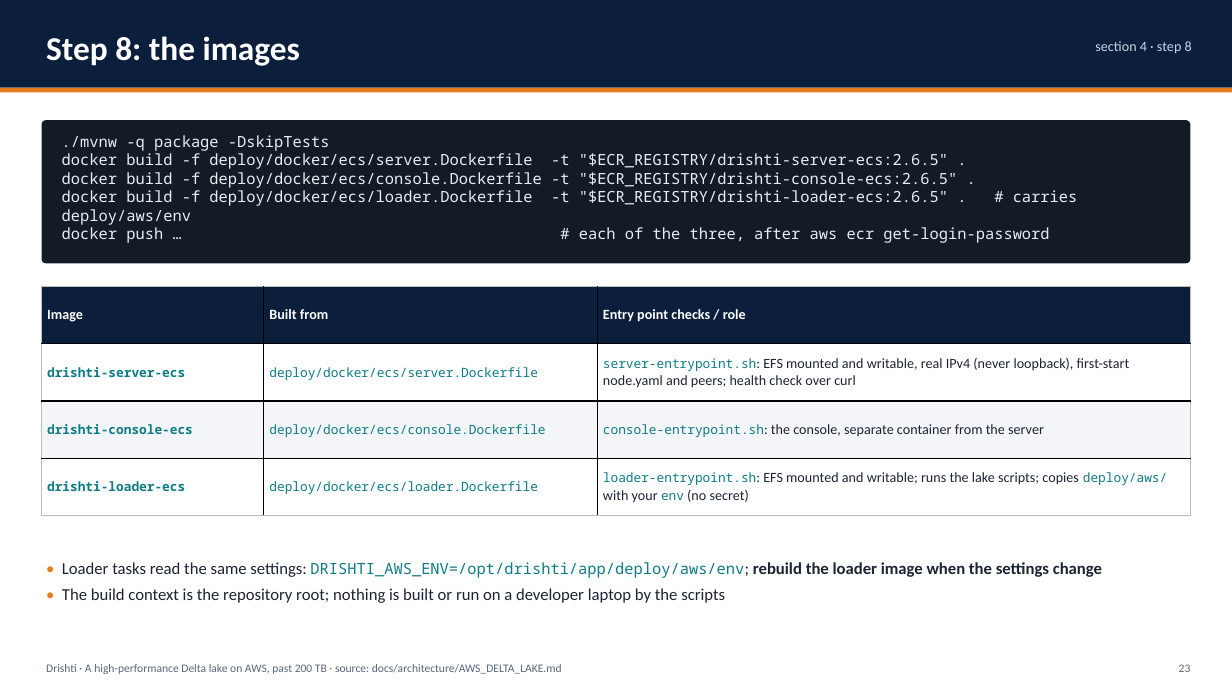
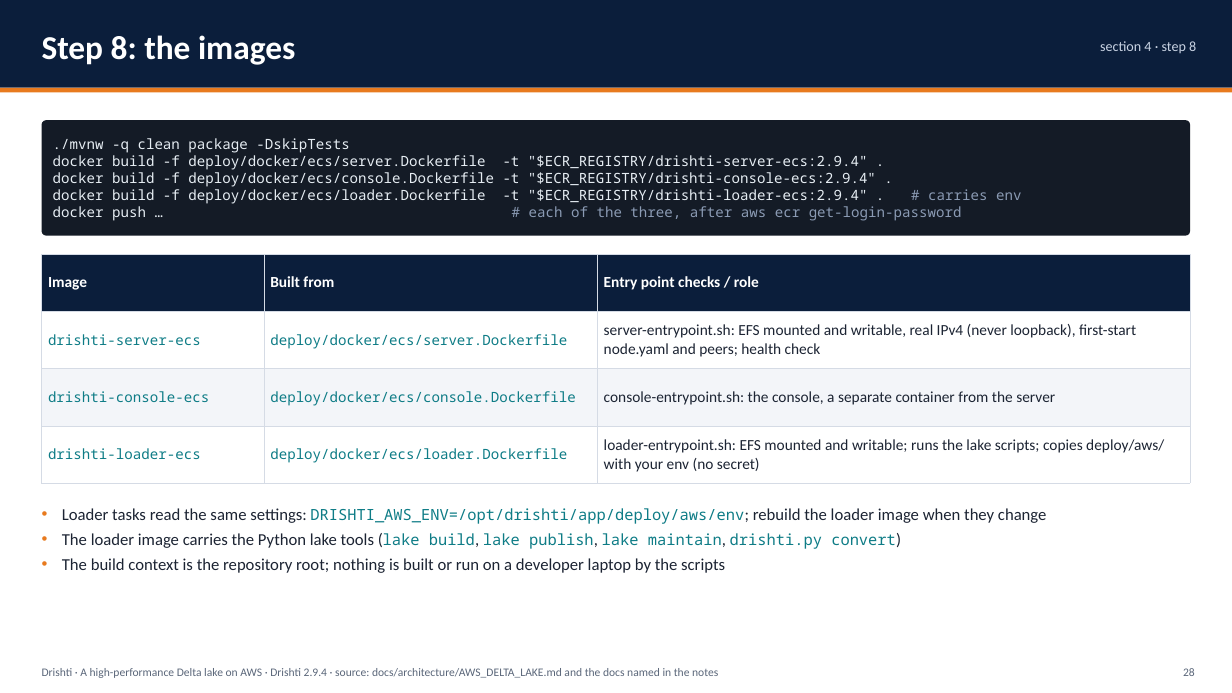
Before and after one commit to ajsinha/drishti, a slide deck: slide 28 of docs/publications/Drishti-AWS-Delta-Lake.pptx (slide 23 before the commit). Drawn at 1232x693 pixels with LibreOffice and Linux fonts; fonts in the diff are those of the drawing. Boxes give left, top, right and bottom in pixels: in the first picture for what was removed or moved away, otherwise in the second. Text is boxed around its words. In the diff, an @@ line names an element or a change of style, - is before the commit and + after.

Commit message:
The Design and Evidence deck (72 slides, was 48) and the AWS Delta Lake deck (103 slides, was 72) rewritten for 2.9.4: what 2.6.5 to 2.9.4 added, the evidence recounted (4,761 Java tests, the drill, benchmarks), the risk lake, JSON Lines, S3, bank scale, Delta or Iceberg above storage, each item built, designed or proposed; PDFs beside them

```diff
--- a/docs/publications/Drishti-AWS-Delta-Lake.pptx
+++ b/docs/publications/Drishti-AWS-Delta-Lake.pptx
@@ text "Step 8: the images" at [42, 35, 295, 65]: line spacing 1.05 to 1; more space between paragraphs @@
@@ text "section 4 · step 8" at [1100, 41, 1196, 53]: line spacing 1.05 to 1; more space between paragraphs @@
@@ rounded rectangle: place and size @@
-rounded rectangle at [42, 120, 1190, 263]
+rounded rectangle at [42, 120, 1190, 236]
@@ rounded rectangle at [42, 120, 1190, 236]: proportions changed @@
@@ text at [53, 138, 1021, 204]: text changed; size 12 to 11 pt @@
-./mvnw -q package -DskipTests
-docker build -f deploy/docker/ecs/server.Dockerfile -t "$ECR_REGISTRY/drishti-server-ecs:2.6.5" .
-docker build -f deploy/docker/ecs/console.Dockerfile -t "$ECR_REGISTRY/drishti-console-ecs:2.6.5" .
-docker build -f deploy/docker/ecs/loader.Dockerfile -t "$ECR_REGISTRY/drishti-loader-ecs:2.6.5" . # carries deploy/aws/env
+./mvnw -q clean package -DskipTests
+docker build -f deploy/docker/ecs/server.Dockerfile -t "$ECR_REGISTRY/drishti-server-ecs:2.9.4" .
+docker build -f deploy/docker/ecs/console.Dockerfile -t "$ECR_REGISTRY/drishti-console-ecs:2.9.4" .
+docker build -f deploy/docker/ecs/loader.Dockerfile -t "$ECR_REGISTRY/drishti-loader-ecs:2.9.4" . # carries env
@@ text at [53, 206, 962, 221]: size 12 to 11 pt in "docker push … # each of the ..."; text colour #E6EDF3 to #8B9BB4 in "# each of the three, after aws ..." @@
@@ table at [42, 254, 1191, 483] @@
-row 2, column 3: server-entrypoint.sh: EFS mounted and writable, real IPv4 (never loopback), first-start node.yaml and peers; health check over curl
+row 2, column 3: server-entrypoint.sh: EFS mounted and writable, real IPv4 (never loopback), first-start node.yaml and peers; health check
-row 3, column 3: console-entrypoint.sh: the console, separate container from the server
+row 3, column 3: console-entrypoint.sh: the console, a separate container from the server
@@ fill #F3F5F8 to #F3F5F9 in row 3 @@
@@ size 11 to 12 pt in "Image", "Built from", "Entry point checks / role", "loader-entrypoint.sh: EFS mounted and writable; runs the ..." @@
@@ size 10 to 11 pt in "drishti-server-ecs", "deploy/docker/ecs/server.Dockerfile", "drishti-console-ecs", "deploy/docker/ecs/console.Dockerfile" and 2 more places @@
@@ bold off in "drishti-server-ecs", "drishti-console-ecs", "drishti-loader-ecs" @@
@@ size 10 to 12 pt, font Noto Sans Mono to Calibri, text colour #0E7C86 to #1C2433 in "loader-entrypoint.sh: deploy/aws/ env" @@
@@ borders changed @@
@@ table: place and size @@
-table at [42, 287, 1191, 516]
+table at [42, 254, 1191, 483]
@@ text at [62, 508, 1046, 573]: text changed @@
-• Loader tasks read the same settings: DRISHTI_AWS_ENV=/opt/drishti/app/deploy/aws/env; rebuild the loader image when the settings change
-• The build context is the repository root; nothing is built or run on a developer laptop by the scripts
+• Loader tasks read the same settings: DRISHTI_AWS_ENV=/opt/drishti/app/deploy/aws/env; rebuild the loader image when they change
+• The loader image carries the Python lake tools (lake build, lake publish, lake maintain, drishti.py convert)
+• The build context is the repository root; nothing is built or run on a developer laptop by the scripts
@@ vertical alignment top to middle in 3 elements at [53, 138, 1021, 221], [42, 668, 718, 678], [1183, 668, 1195, 676] @@
@@ text at [42, 668, 718, 678]: text changed @@
-Drishti · A high-performance Delta lake on AWS, past 200 TB · source: docs/architecture/AWS_DELTA_LAKE.md
+Drishti · A high-performance Delta lake on AWS · Drishti 2.9.4 · source: docs/architecture/AWS_DELTA_LAKE.md and the docs named in the notes
@@ text at [1183, 668, 1195, 676]: text changed @@
-23
+28
```
Also in this commit, not shown: 67 other slides changed, 35 slides added, 4 slides removed, 3 other files.
